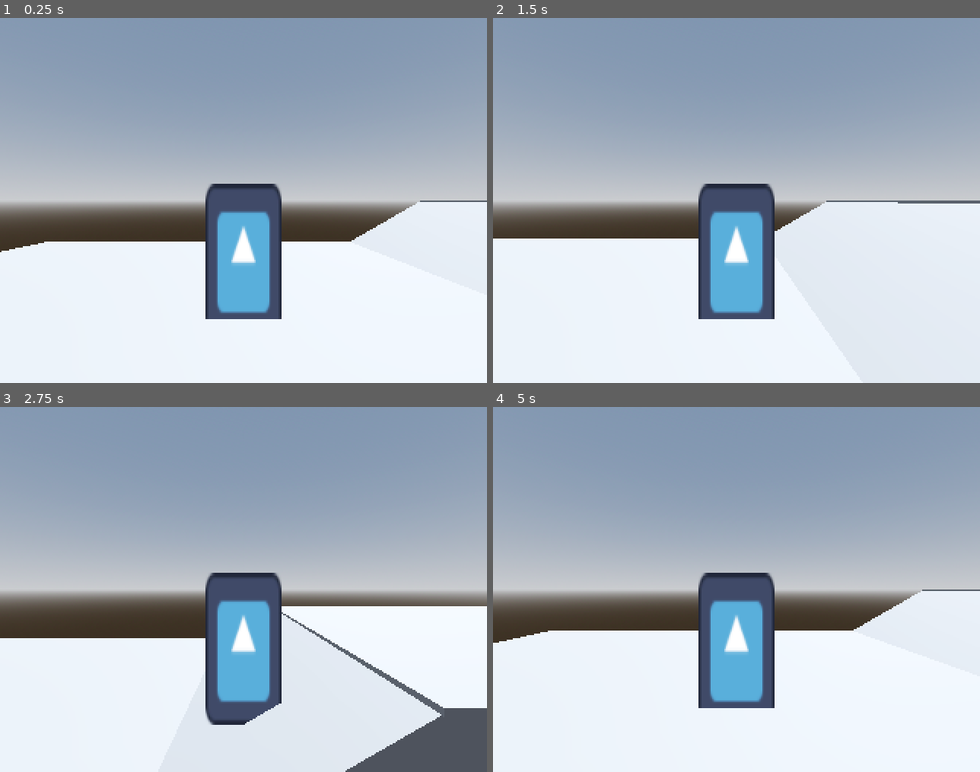
Above: before the commit, frames 1-4 (two rows, left to right).
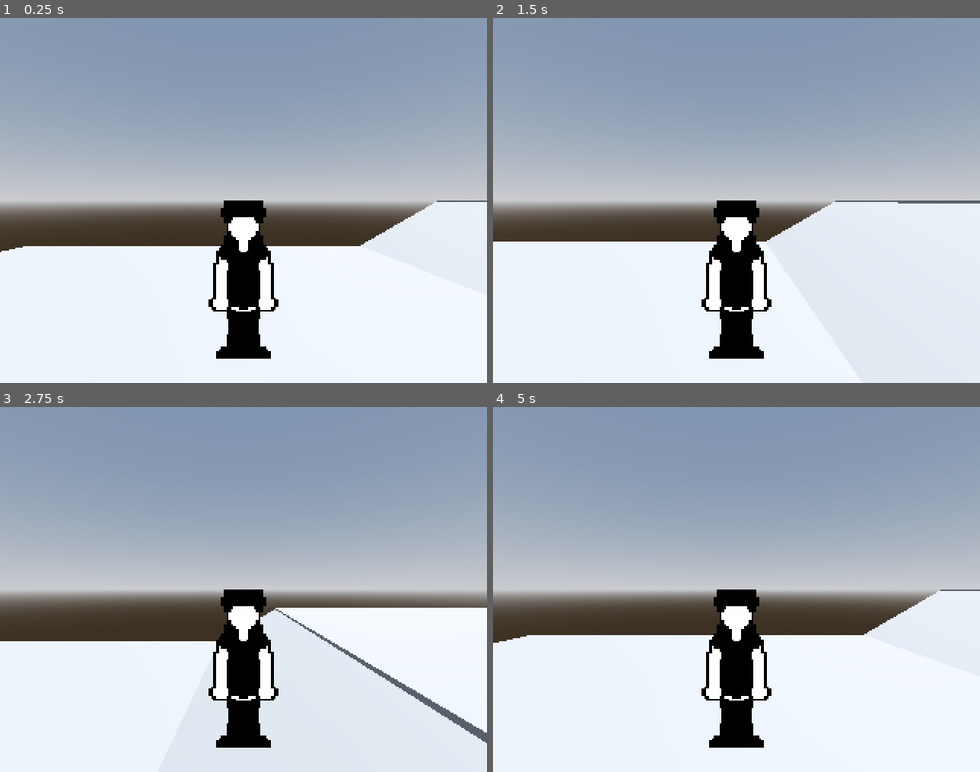
Above: after the commit, the same moments.

Repository: ravengalqueen/jenniffers-flesh
Game: Godot game, scene res://level.tscn
The game is run twice, just before and just after one commit, with the same random seed, the same clock (stepped at 60 frames per second) and the same inputs. The engine's default icon, where the game draws it, is replaced by a stand-in: a white triangle on a blue panel in a dark square.
Inputs:
- Up to frame 1 (0.25 s): no input
- Up to frame 2 (1.5 s): tap Enter at 0.5 s; hold Right (ui_right) 0.53-1.28 s; hold Down (ui_down) from 1.28 s (still down)
- Up to frame 3 (2.75 s): release Down (ui_down) at 2.03 s; hold Right (ui_right) from 2.03 s (still down)
- Up to frame 4 (5 s): release Right (ui_right) at 2.78 s; hold Up (ui_up) 2.78-3.53 s; hold Left (ui_left) from 3.53 s (still down)

The runs differ from the first frame. In frame 1, 7.6% of the frame differs, in the area x 6-90%, y 45-94%; in frame 2, 7.0%; in frame 3, 10%, in the area x 0-100%, y 45-100%; in frame 4, 7.6%.

Commit message:
placeholder sprite

Diff:
--- a/player.tscn
+++ b/player.tscn
@@ -1,7 +1,7 @@
 [gd_scene format=3 uid="uid://diomsfg4xh3tl"]
 
 [ext_resource type="Script" uid="uid://bnglmswawj6et" path="res://player.gd" id="1_4flbx"]
-[ext_resource type="Texture2D" uid="uid://3ueus4kpm7s1" path="res://icon.svg" id="2_onrkg"]
+[ext_resource type="Texture2D" uid="uid://dht2td8harbu8" path="res://TESTSPRITE.png" id="2_onrkg"]
 
 [sub_resource type="BoxShape3D" id="BoxShape3D_4flbx"]
 size = Vector3(1, 2, 1)
@@ -14,10 +14,12 @@
 shape = SubResource("BoxShape3D_4flbx")
 
 [node name="Camera3D" type="Camera3D" parent="." unique_id=1362552452]
-transform = Transform3D(1, 0, 0, 0, 1, 0, 0, 0, 1, 0, 2, 4)
+transform = Transform3D(1, 0, 0, 0, 1, 0, 0, 0, 1, 0, 2, 3)
 current = true
 
 [node name="Sprite3D" type="Sprite3D" parent="." unique_id=873403757]
-transform = Transform3D(1, 0, 0, 0, 2, 0, 0, 0, 1, 0, 1, 0)
+transform = Transform3D(1, 0, 0, 0, 1, 0, 0, 0, 1, 0, 1, 0)
+pixel_size = 0.03125
 billboard = 2
+texture_filter = 0
 texture = ExtResource("2_onrkg")
--- a/project.godot
+++ b/project.godot
@@ -13,6 +13,7 @@
 config/name="Jeniffers-flesh"
 run/main_scene="uid://djnxdmj7s1nh0"
 config/features=PackedStringArray("4.6", "Forward Plus")
+boot_splash/use_filter=false
 config/icon="res://icon.svg"
 
 [display]
@@ -30,5 +31,13 @@
 
 [rendering]
 
+textures/canvas_textures/default_texture_filter=0
 rendering_device/driver.windows="d3d12"
+lights_and_shadows/directional_shadow/soft_shadow_filter_quality=0
+lights_and_shadows/positional_shadow/soft_shadow_filter_quality=0
+textures/default_filters/anisotropic_filtering_level=0
 anti_aliasing/screen_space_roughness_limiter/enabled=false
+textures/decals/filter=0
+textures/light_projectors/filter=0
+lightmapping/lightmap_gi/use_bicubic_filter=false
+environment/volumetric_fog/use_filter=0
Binary file added: TESTSPRITE.png
Not shown, added: TESTSPRITE.png.import
